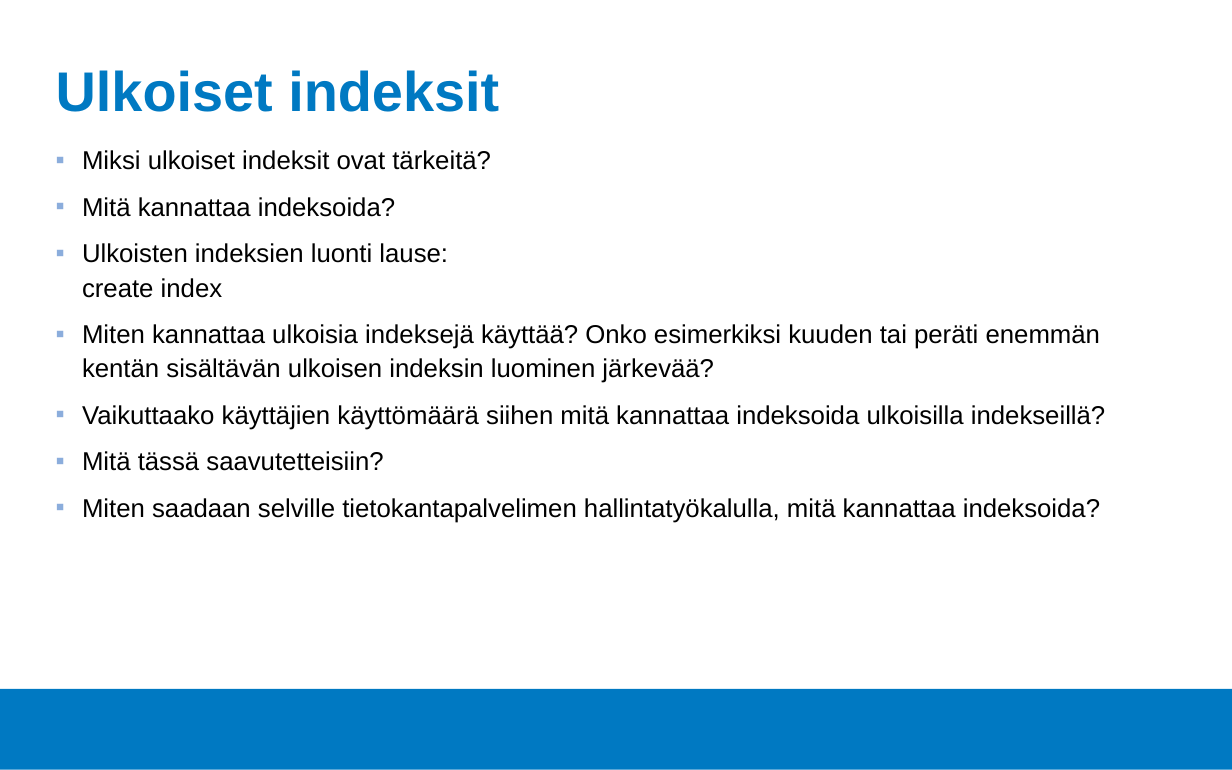
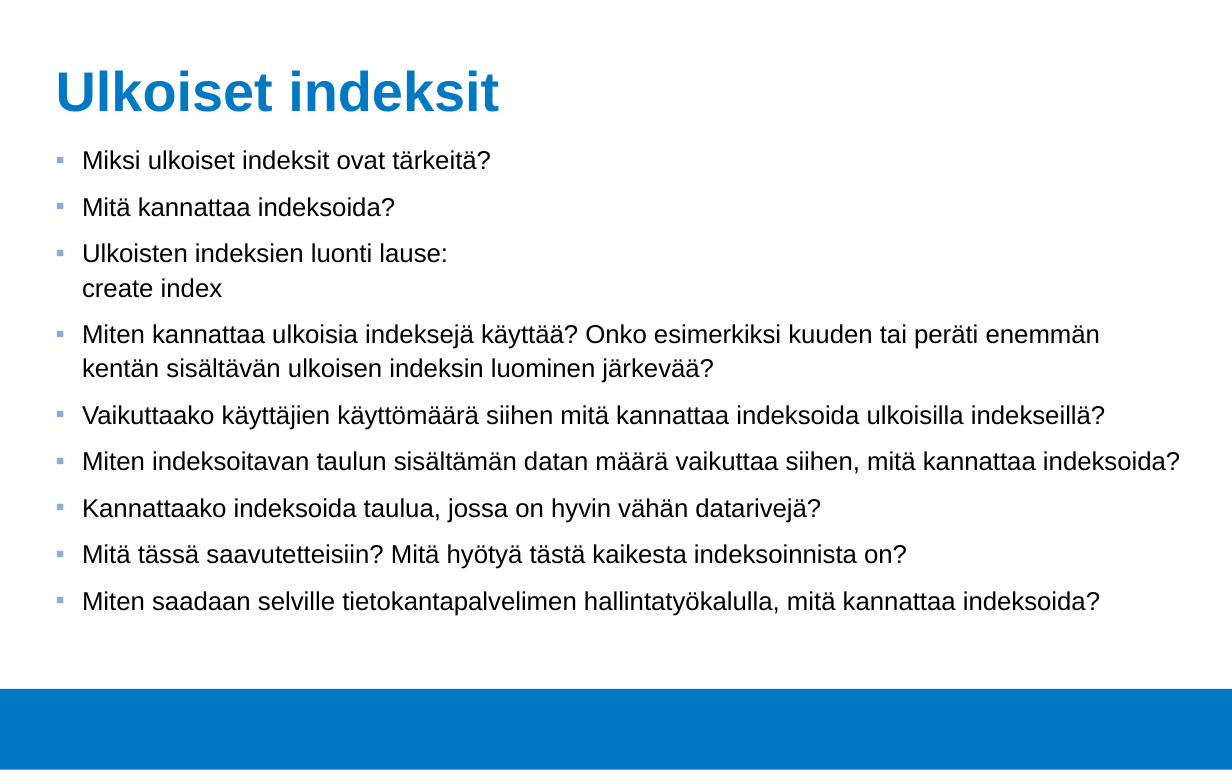
Before and after one commit to Tietokantahallinta/Tietokantahallinta.github.io, a slide deck: slide 5 of luennot/viikko02/Luentokalvot_02.odp. Drawn at 1232x770 pixels with LibreOffice and Linux fonts; fonts in the diff are those of the drawing; background and template pictures are left out. Boxes give left, top, right and bottom in pixels: in the first picture for what was removed or moved away, otherwise in the second. Text is boxed around its words. In the diff, an @@ line names an element or a change of style, - is before the commit and + after.

```diff
--- a/luennot/viikko02/Luentokalvot_02.odp
+++ b/luennot/viikko02/Luentokalvot_02.odp
@@ text at bbox=[82, 451, 1180, 569]: text changed @@
-▪ Mitä tässä saavutetteisiin?
+▪ Miten indeksoitavan taulun sisältämän datan määrä vaikuttaa siihen, mitä kannattaa indeksoida?
+▪ Kannattaako indeksoida taulua, jossa on hyvin vähän datarivejä?
+▪ Mitä tässä saavutetteisiin? Mitä hyötyä tästä kaikesta indeksoinnista on?
```
Also in this commit, not shown: 2 other slides changed, 3 other files.
